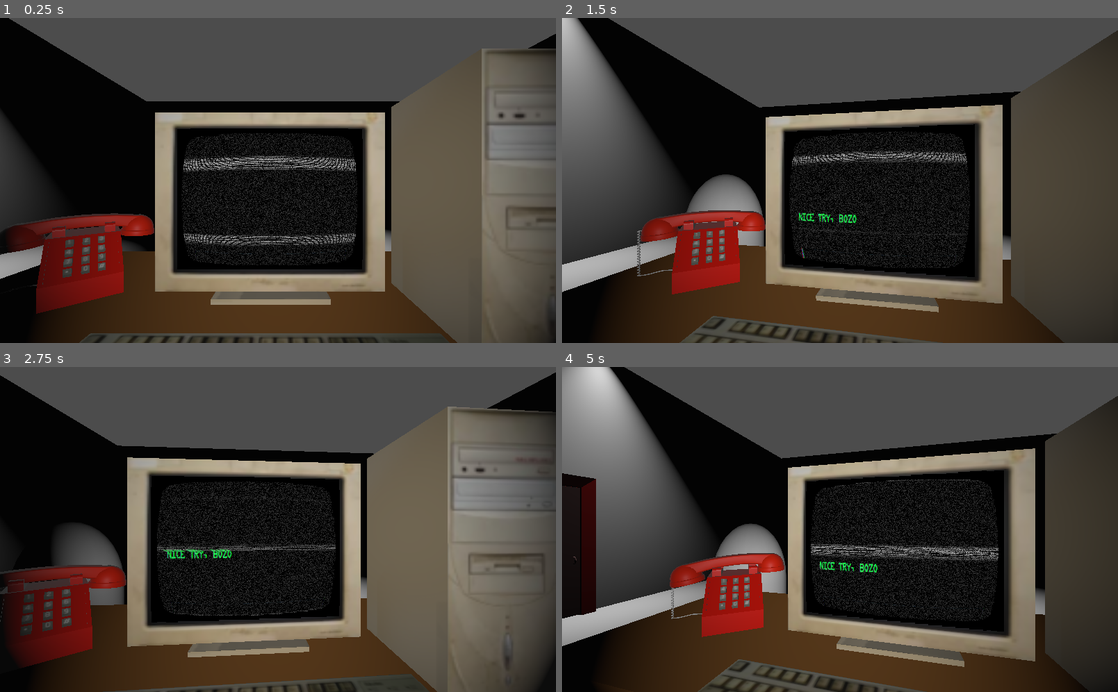
Above: before the commit, frames 1-4 (two rows, left to right).
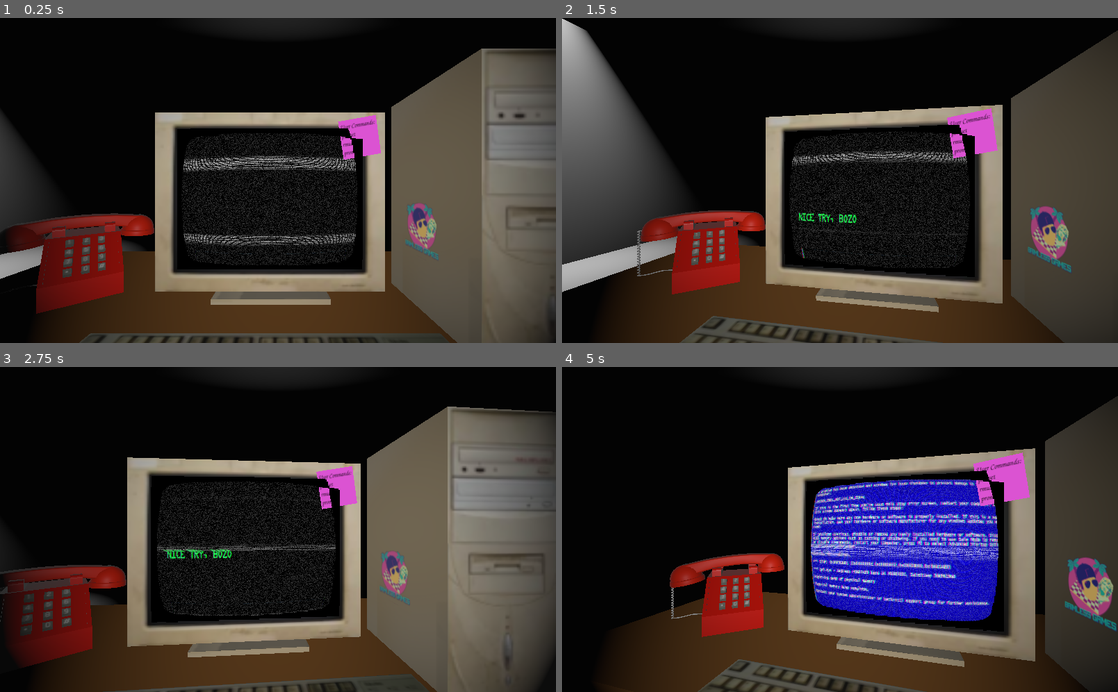
Above: after the commit, the same moments.

Repository: CtrlAltLeo/247support
Game: Godot game, scene res://scenes/main.tscn
The game is run twice, just before and just after one commit, with the same random seed, the same clock (stepped at 60 frames per second) and the same inputs. The engine's default icon, where the game draws it, is replaced by a stand-in: a white triangle on a blue panel in a dark square. Sound files missing from this copy of the repository are replaced by a short silence.
Inputs (mouse positions are in pixels of both pictures, inside the frame that each line leads up to):
- Up to frame 1 (0.25 s): no input
- Up to frame 2 (1.5 s): tap Enter (Enter) at 0.5, 0.6, 1.35 s; move the mouse to (962, 164) at 0.52 s; click (962, 164) at 0.67 s; move the mouse to (728, 196) at 1.27 s; click (728, 196) at 1.42 s
- Up to frame 3 (2.75 s): move the mouse to (333, 458) at 2.02 s; tap Enter (Enter) at 2.1 s; click (333, 458) at 2.17 s
- Up to frame 4 (5 s): move the mouse to (812, 594) at 2.77 s; tap Enter (Enter) at 2.85, 3.6, 4.35 s; click (812, 594) at 2.92 s; move the mouse to (1006, 578) at 3.52 s; click (1006, 578) at 3.67 s; move the mouse to (673, 480) at 4.27 s; click (673, 480) at 4.42 s

The runs differ from the first frame. In frame 1, 20% of the frame differs, in the area x 1-100%, y 0-75%; in frame 2, 21%; in frame 3, 22%; in frame 4, 49%, in the area x 0-100%, y 0-86%.

Commit message:
visual changes, help command, light command

Diff:
--- a/meta_scenes/EntryManager.gd
+++ b/meta_scenes/EntryManager.gd
@@ -6,3 +6,6 @@
 
 func open(id):
 	get_child(id).open()
+
+func is_open(id):
+	return get_child(id).open
--- a/meta_scenes/EventHandler.gd
+++ b/meta_scenes/EventHandler.gd
@@ -12,6 +12,10 @@
 export (NodePath) var EntryManagerPath
 onready var EntryManager = get_node(EntryManagerPath)
 
+export (NodePath) var LightManagerPath
+onready var LightManager = get_node(LightManagerPath)
+
+
 func _ready():
 	pass
 
@@ -22,13 +26,20 @@
 
 func new_task():
 
-	var ticket = 0
+	var ticket = 0 #Later, this will be random
 
 	var data = DATA.tickets[ticket]
 
 	TaskMaster.add_task(data.command, data.args)
 
 	Phone.new_voice(data.phoneAudio)
+	Phone.ring()
+
+func phone_call(id):
+
+	var data = DATA.phoneAudio[id]
+
+	Phone.new_voice(data)
 	Phone.ring()
 
 
@@ -39,17 +50,23 @@
 func missed_phone_call():
 	pass
 
-func open_left_door():
-	EntryManager.open(0)
+func open_door(id):
+	EntryManager.open(id)
 
+func close_door(id):
+	EntryManager.close(id)
 
-
+func cut_lights():
+	LightManager.off(DATA.ENTRY.DOORLEFT)
+	LightManager.off(DATA.ENTRY.DOORRIGHT)
 
 
 
 func _on_Timer_timeout():
-	new_task()
+	phone_call("welcome")
+	open_door(DATA.ENTRY.DOORLEFT)
 
 
 func _on_errorTimer_timeout():
 	computer_error()
+	cut_lights()
--- a/meta_scenes/EventHandler.tscn
+++ b/meta_scenes/EventHandler.tscn
@@ -11,7 +11,7 @@
 autostart = true
 
 [node name="errorTimer" type="Timer" parent="."]
-wait_time = 20.0
+wait_time = 5.0
 one_shot = true
 autostart = true
 
--- a/orphaned_scripts/DATA.gd
+++ b/orphaned_scripts/DATA.gd
@@ -3,10 +3,17 @@
 
 var tickets = [
 
-	{"phoneAudio":"0",
+	{"phoneAudio":"res://sounds/phoneAudio/0.mp3",
 	"command":1,
 	"args":"n3rd"}
 
 ]
 
-enum ENTRY {DOORLEFT, DOORRIGHT, VENT}
+enum ENTRY {DOORLEFT, DOORRIGHT, VENT, DESKFRONT, DESKLEFT, DESKRIGHT}
+
+var phoneAudio = {
+
+	"welcome": "res://sounds/non-task-voices/banana-phone.mp3"
+
+
+}
--- a/orphaned_scripts/Phone.gd
+++ b/orphaned_scripts/Phone.gd
@@ -43,7 +43,7 @@
 	pick_up()
 
 func new_voice(filepath):
-	$voice.stream = load("res://sounds/phoneAudio/"+filepath+".mp3")
+	$voice.stream = load(filepath)
 
 
 func _on_voice_finished():
--- /dev/null
+++ b/scenes/LightManager.gd
@@ -0,0 +1,8 @@
+extends Spatial
+
+
+func off(id):
+	get_child(id).hide()
+
+func on(id):
+	get_child(id).show()
--- a/scenes/ManPhone.gd
+++ b/scenes/ManPhone.gd
@@ -3,10 +3,12 @@
 #Behaviors
 #- If he's standing by the phone, don't pick it up
 #- He might just run between doors if they're both open
-#-
+#- Don't move when he's in the room.
 #
 #
 
+export (NodePath) var EntryManagerPath
+onready var EntryMananger = get_node(EntryManagerPath)
 
 
 const SPEED = 0.2
@@ -17,7 +19,7 @@
 onready var Character = $MeshInstance
 
 func check_entry(id):
-	pass
+	return EntryMananger.is_open(id)
 
 func listen():
 	pass
@@ -25,6 +27,7 @@
 func teleport_to(A):
 	Character.translation = get_pathnode(A).translation
 	currentLocation = A
+	targetLocation = A
 
 func run_to(A):
 	targetLocation = A
@@ -35,15 +38,18 @@
 
 func _ready():
 	teleport_to(DATA.ENTRY.DOORLEFT)
-	run_to(3)
+	run_to(DATA.ENTRY.DESKLEFT)
+
 
 func get_pathnode(A):
 	return $pathNodes.get_child(A)
 
 func _process(delta):
+
+
 	if targetLocation != currentLocation:
 		Character.translation += SPEED*($pathNodes.get_child(targetLocation).translation - $pathNodes.get_child(currentLocation).translation).normalized()
-		print("ouf")
 
-	if Character.translation.distance_to($pathNodes.get_child(targetLocation).translation) < 5:
+
+	if Character.translation.distance_to($pathNodes.get_child(targetLocation).translation) < 1:
 		currentLocation = targetLocation
--- a/scenes/ManPhone.tscn
+++ b/scenes/ManPhone.tscn
@@ -24,3 +24,5 @@
 [node name="deskLeft" type="Spatial" parent="pathNodes"]
 
 [node name="deskRight" type="Spatial" parent="pathNodes"]
+
+[node name="LurkTimer" type="Timer" parent="."]
--- /dev/null
+++ b/scenes/main.gd
@@ -0,0 +1,5 @@
+extends Spatial
+
+enum GAME_STATE {alive, cutscene, gameover}
+
+var gamestate = GAME_STATE.alive
--- a/scenes/main.tscn
+++ b/scenes/main.tscn
@@ -20,6 +20,12 @@
 [ext_resource path="res://terminal/commands/close.gd" type="Script" id=18]
 [ext_resource path="res://meta_scenes/EntryManager.tscn" type="PackedScene" id=19]
 [ext_resource path="res://scenes/ManPhone.tscn" type="PackedScene" id=20]
+[ext_resource path="res://scenes/main.gd" type="Script" id=21]
+[ext_resource path="res://scenes/LightManager.gd" type="Script" id=22]
+[ext_resource path="res://terminal/commands/light.gd" type="Script" id=23]
+[ext_resource path="res://images/sticky1.png" type="Texture" id=24]
+[ext_resource path="res://terminal/commands/help.gd" type="Script" id=25]
+[ext_resource path="res://images/brimlessstikcer.png" type="Texture" id=26]
 
 [sub_resource type="ShaderMaterial" id=2]
 shader = ExtResource( 10 )
@@ -90,6 +96,7 @@
 
 [node name="main" type="Spatial"]
 transform = Transform( 1, 0, 0, 0, 1, 0, 0, 0, 1, 0, 3.43046, 0 )
+script = ExtResource( 21 )
 
 [node name="Camera" type="Camera" parent="."]
 transform = Transform( -4.37114e-08, 0, 1, 0, 1, 0, -1, 0, -4.37114e-08, 2.67, 1.187, 0.109565 )
@@ -178,6 +185,21 @@
 TerminalPath = NodePath("../../../ViewportContainer/Viewport/terminalInput")
 EntryManagerPath = NodePath("../../../../Objects/EntryManager")
 
+[node name="light" parent="TerminalStack/CommandProcessor" instance=ExtResource( 7 )]
+keyword = "light"
+
+[node name="command_effects" parent="TerminalStack/CommandProcessor/light" instance=ExtResource( 4 )]
+script = ExtResource( 23 )
+TerminalPath = NodePath("../../../ViewportContainer/Viewport/terminalInput")
+LightManagerPath = NodePath("../../../../Objects/LightManager")
+
+[node name="help" parent="TerminalStack/CommandProcessor" instance=ExtResource( 7 )]
+keyword = "help"
+
+[node name="command_effects" parent="TerminalStack/CommandProcessor/help" instance=ExtResource( 4 )]
+script = ExtResource( 25 )
+TerminalPath = NodePath("../../../ViewportContainer/Viewport/terminalInput")
+
 [node name="TaskMaster" parent="TerminalStack" instance=ExtResource( 6 )]
 
 [node name="Objects" type="Spatial" parent="."]
@@ -223,6 +245,10 @@
 transform = Transform( 17.4403, 0, 0, 0, 1, 0, 0, 0, 19.3215, -13.3018, -2.94382, 0 )
 mesh = SubResource( 8 )
 
+[node name="MeshInstance5" type="MeshInstance" parent="Objects/StaticOffice"]
+transform = Transform( 17.4403, 0, 0, 0, -1, 1.68914e-06, 0, -8.74228e-08, -19.3215, -13.3018, 9.1393, 0 )
+mesh = SubResource( 8 )
+
 [node name="MeshInstance2" type="MeshInstance" parent="Objects/StaticOffice"]
 transform = Transform( 15.1931, 0, 0, 0, 7.13979, 0, 0, 0, 1, -10.3406, 3.35061, 16.5368 )
 mesh = SubResource( 9 )
@@ -235,6 +261,16 @@
 transform = Transform( -6.6411e-07, 0, -1, 0, 7.13979, 0, 23.8368, 0, -6.85799e-08, -25.5764, 3.35061, 0.055378 )
 mesh = SubResource( 9 )
 
+[node name="stickynote" type="Sprite3D" parent="Objects/StaticOffice"]
+transform = Transform( 0.000879209, 0.00505223, 0.996195, 0.0100494, 0.0577472, -0.0871557, -0.0572109, 0.0102213, -4.35451e-08, 0.887926, 1.51661, -0.51671 )
+texture = ExtResource( 24 )
+
+[node name="brimsticker" type="Sprite3D" parent="Objects/StaticOffice"]
+transform = Transform( 0.10526, 0, 0, 0, 0.10526, 0, 0, 0, 1, 0.439146, 0.711665, -1.2532 )
+modulate = Color( 0.792157, 0.776471, 0.603922, 1 )
+opacity = 0.8
+texture = ExtResource( 26 )
+
 [node name="EntryManager" parent="Objects" instance=ExtResource( 19 )]
 
 [node name="doorLeft" parent="Objects/EntryManager" instance=ExtResource( 17 )]
@@ -242,18 +278,37 @@
 
 [node name="doorRight" parent="Objects/EntryManager" instance=ExtResource( 17 )]
 transform = Transform( 3.01908, 0, 0, 0, 3.01908, 0, 0, 0, 3.01908, -2.5264, -2.956, -16.9145 )
+
+[node name="LightManager" type="Spatial" parent="Objects"]
+script = ExtResource( 22 )
+
+[node name="left" type="SpotLight" parent="Objects/LightManager"]
+transform = Transform( 1.91069e-15, -1, -4.37114e-08, -4.37114e-08, -4.37114e-08, 1, -1, -3.59989e-21, -4.37114e-08, -5.70494, 11.1121, 14.8719 )
+light_energy = 3.0
+shadow_color = Color( 0.341176, 0.0392157, 0.0392157, 1 )
+spot_range = 16.6153
+spot_angle = 38.0939
+
+[node name="right" type="SpotLight" parent="Objects/LightManager"]
+transform = Transform( 1.91069e-15, -1, -4.37114e-08, -4.37114e-08, -4.37114e-08, 1, -1, -3.59989e-21, -4.37114e-08, -2.7808, 11.1121, -17.3926 )
+light_energy = 3.0
+shadow_color = Color( 0.341176, 0.0392157, 0.0392157, 1 )
+spot_range = 16.6153
+spot_angle = 38.0939
 
 [node name="EventHandler" parent="." instance=ExtResource( 15 )]
 TaskMasterPath = NodePath("../TerminalStack/TaskMaster")
 PhonePath = NodePath("../Objects/Phone")
 TerminalPath = NodePath("../TerminalStack/ViewportContainer/Viewport/terminalInput")
 EntryManagerPath = NodePath("../Objects/EntryManager")
+LightManagerPath = NodePath("../Objects/LightManager")
 
 [node name="ManPhone" parent="." instance=ExtResource( 20 )]
 transform = Transform( 1, 0, 0, 0, 1, 0, 0, 0, 1, -1.6487, -1.03437, 11.9562 )
+EntryManagerPath = NodePath("../Objects/EntryManager")
 
 [node name="DoorLeft" parent="ManPhone/pathNodes" index="0"]
-transform = Transform( 1, 0, 0, 0, 1, 0, 0, 0, 1, 0, 0, 5.32246 )
+transform = Transform( 1, 0, 0, 0, 1, 0, 0, 0, 1, -0.352039, 0, 8.8657 )
 
 [node name="DoorRigth" parent="ManPhone/pathNodes" index="1"]
 transform = Transform( 1, 0, 0, 0, 1, 0, 0, 0, 1, 1.6245, 0, -34.6713 )
@@ -269,27 +324,6 @@
 
 [node name="WorldEnvironment" type="WorldEnvironment" parent="."]
 environment = SubResource( 10 )
-
-[node name="SpotLight2" type="SpotLight" parent="."]
-transform = Transform( 1.91069e-15, -1, -4.37114e-08, -4.37114e-08, -4.37114e-08, 1, -1, 0, -4.37114e-08, -5.70494, 11.1121, 14.8719 )
-light_energy = 3.0
-shadow_color = Color( 0.341176, 0.0392157, 0.0392157, 1 )
-spot_range = 16.6153
-spot_angle = 38.0939
-
-[node name="SpotLight3" type="SpotLight" parent="."]
-transform = Transform( 1.91069e-15, -1, -4.37114e-08, -4.37114e-08, -4.37114e-08, 1, -1, 0, -4.37114e-08, -2.7808, 11.1121, -17.3926 )
-light_energy = 3.0
-shadow_color = Color( 0.341176, 0.0392157, 0.0392157, 1 )
-spot_range = 16.6153
-spot_angle = 38.0939
-
-[node name="SpotLight4" type="SpotLight" parent="."]
-transform = Transform( 1.91069e-15, -1, -4.37114e-08, -4.37114e-08, -4.37114e-08, 1, -1, 0, -4.37114e-08, -11.6857, 11.1121, -1.97243 )
-light_energy = 3.0
-shadow_color = Color( 0.341176, 0.0392157, 0.0392157, 1 )
-spot_range = 16.6153
-spot_angle = 38.0939
 
 [connection signal="command" from="TerminalStack/ViewportContainer/Viewport/terminalInput" to="TerminalStack/CommandProcessor" method="_on_terminalInput_command"]
 [connection signal="print_terminal" from="TerminalStack/CommandProcessor" to="TerminalStack/ViewportContainer/Viewport/terminalInput" method="append_history"]
--- /dev/null
+++ b/terminal/commands/help.gd
@@ -0,0 +1,11 @@
+extends Node2D
+
+
+export (NodePath) var TerminalPath
+onready var terminal = get_node(TerminalPath)
+
+func effect(args):
+	terminal.append_history("HELP PROGRAM", true)
+	terminal.append_history("close door [left/right]", true)
+	terminal.append_history("light [side] [on/off]", true)
+	terminal.append_history("Beware the Manphone", true)
--- /dev/null
+++ b/terminal/commands/light.gd
@@ -0,0 +1,29 @@
+extends Node2D
+
+export (NodePath) var TerminalPath
+onready var terminal = get_node(TerminalPath)
+
+export (NodePath) var LightManagerPath
+onready var LightManager = get_node(LightManagerPath)
+
+func effect(args):
+
+	if args.size() < 3:
+		terminal.append_history("ERROR!", true)
+		terminal.append_history("usage: light [side] [on/off]", true)
+		return
+
+	var side = -1
+
+	if args[1] == "left":
+		side = DATA.ENTRY.DOORLEFT
+	if args[1] == "right":
+		side = DATA.ENTRY.DOORRIGHT
+
+	if args[2] == "on":
+		LightManager.on(side)
+	elif args[2] == "off":
+		LightManager.off(side)
+	else:
+		terminal.append_history("ERROR!", true)
+		terminal.append_history("You can't perform that operation on light", true)
Binary file added: images/brimlessstikcer.png
Not shown, added: images/brimlessstikcer.png.import
Binary file added: images/sticky1.png
Not shown, added: images/sticky1.png.import
Not shown: 1 places in scenes/main.tscn that only renumber resources
Not shown, added: sounds/non-task-voices/banana-phone.mp3.import
Not shown, added: sounds/non-task-voices/hiyyyya_2021_05_04_22_13_29_802.mp3.import
Not shown, added: sounds/non-task-voices/banana-phone.mp3
Not shown, added: sounds/non-task-voices/hiyyyya_2021_05_04_22_13_29_802.mp3
